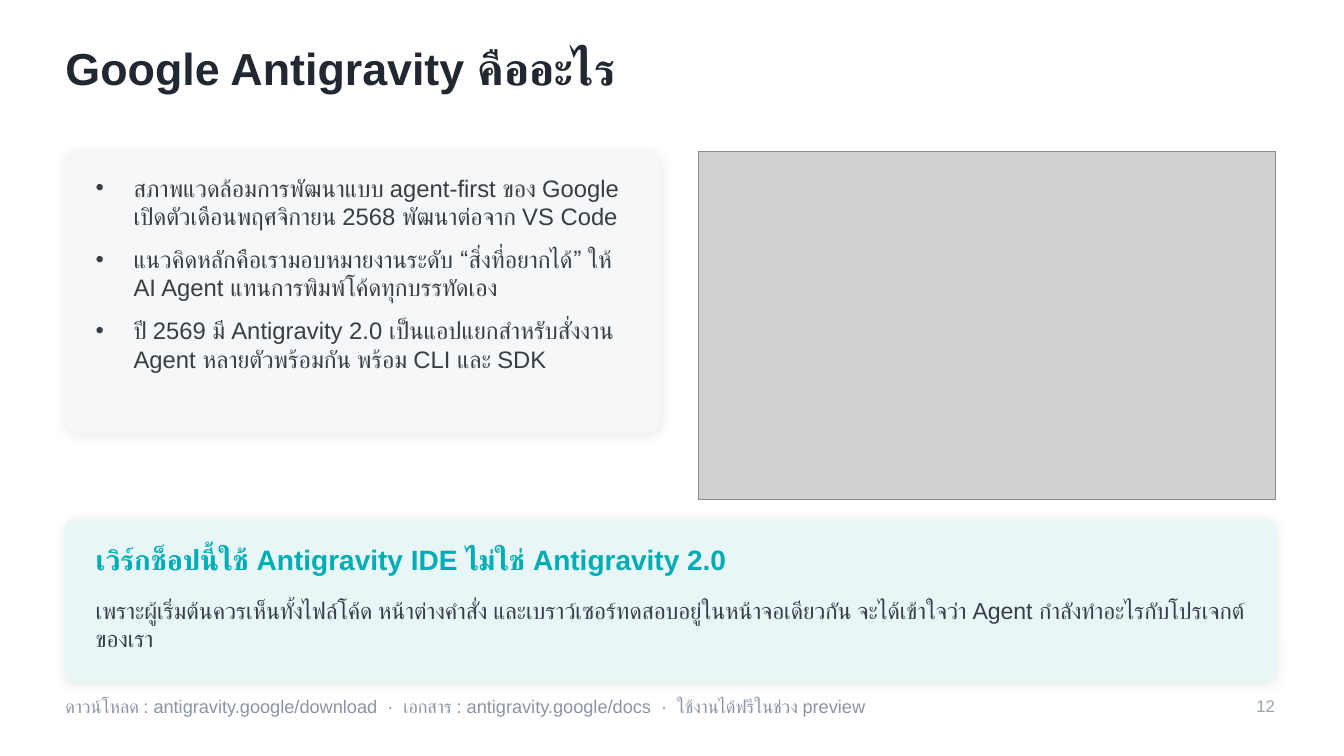
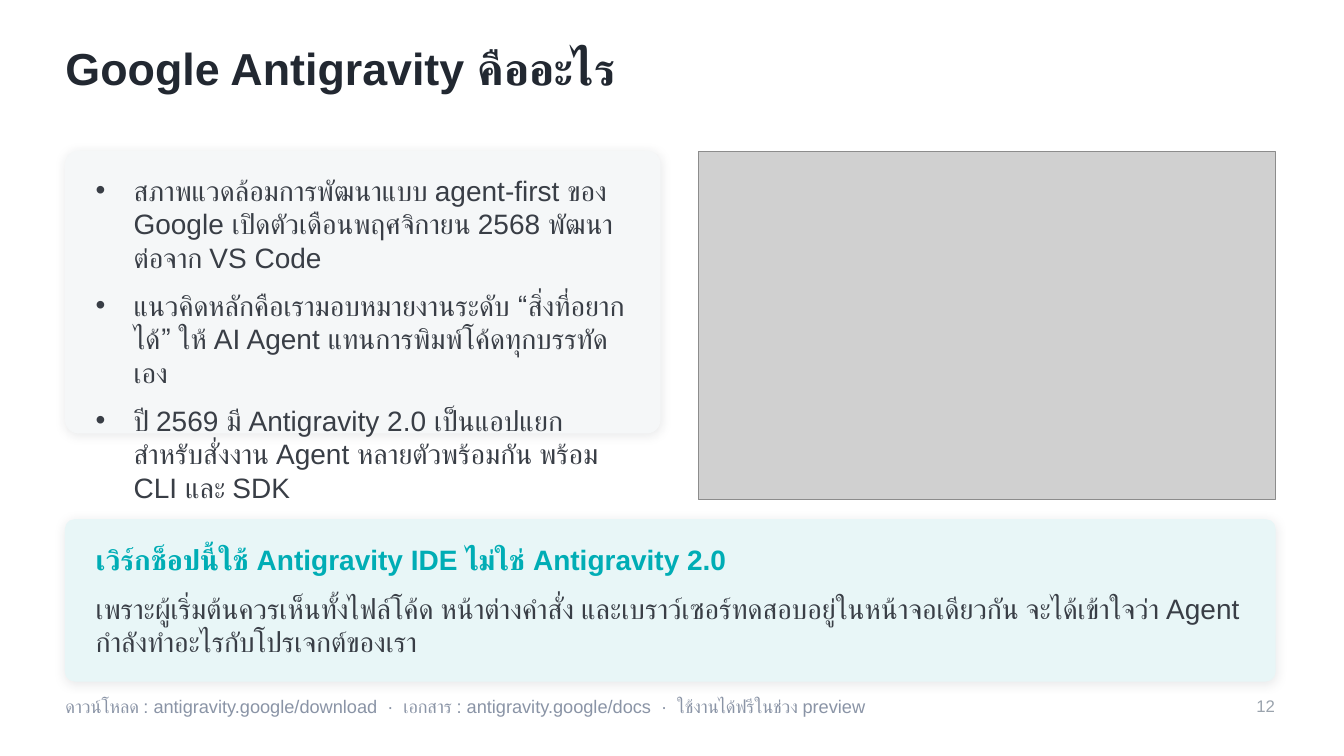
Before and after one commit to dookda/cmu_workshop_antigravity, a slide deck: slide 12 of Funding_Hub_Antigravity_Workshop.pptx. Drawn at 1344x756 pixels with LibreOffice and Linux fonts; fonts in the diff are those of the drawing; grey boxes stand for pictures. Boxes give left, top, right and bottom in pixels: in the first picture for what was removed or moved away, otherwise in the second. Text is boxed around its words. In the diff, an @@ line names an element or a change of style, - is before the commit and + after.

```diff
--- a/Funding_Hub_Antigravity_Workshop.pptx
+++ b/Funding_Hub_Antigravity_Workshop.pptx
@@ text "สภาพแวดล้อมการพัฒนาแบบ agent-first ของ Google เปิดตัวเดือนพฤ ..." at (134,179,625,499): size 17 to 20 pt @@
@@ text "เพราะผู้เริ่มต้นควรเห็นทั้งไฟล์โค้ด หน้าต่างคำสั่ง และเบราว์ ..." at (96,597,1239,653): size 16.5 to 20 pt @@
```
Also in this commit, not shown: 5 other slides changed, 5 slides added, 1 slide removed, 2 other files.
